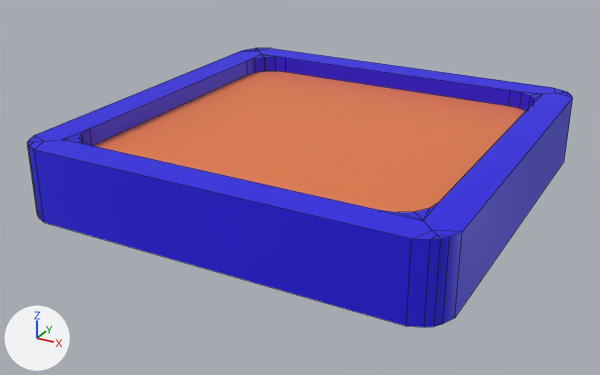
A saved change to the Blender file Assets/Casual/Models/Card.blend.
Before and after are seen from a camera (50 mm lens) standing at (1.75, -3.38, 1.46) and looking at (-0.05, -0.11, -0.17). Lighting does not change. The marker at lower left points along +X, +Y and +Z. Mesh edges are drawn as thin lines.

The older version as bpy lines, for what is in view:
```python
me_cube_016 = bpy.data.meshes.new('Cube.016')
me_cube_016.from_pydata(...)  # 144 vertices, 134 faces; spans x -1.0..1.0, y -1.0..1.0, z -0.17..0.17
me_cube_016.polygons.foreach_set('use_smooth', [True] * 134)
# faces by material slot: [1, 1, 132]
me_cube_016.materials.append(mat_front)  # orange #e77c48
me_cube_016.materials.append(mat_back)  # green #37e741
me_cube_016.materials.append(mat_side)  # blue #2314e7
ob_cube = bpy.data.objects.new('Cube', me_cube_016)
ob_cube.location = (0.0, 0.0, 0.0)
```
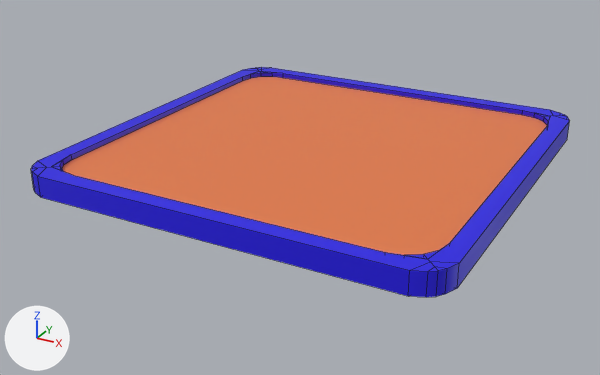
The change, as a list of edits to the scene's bpy script:
```text
Change me_cube_016:
    used by ob_cube; location = (0.0, 0.0, 0.0)
    remove me_cube_016.from_pydata(...)  # 144 vertices, 134 faces; spans x -1.0..1.0, y -1.0..1.0, z -0.17..0.17
    add me_cube_016.from_pydata(...)  # 144 vertices, 134 faces; spans x -1.0..1.0, y -1.0..1.0, z -0.05..0.05
    me_cube_016 part 1: 144 of 144 vertices moved; they spanned x -1.0..1.0, y -1.0..1.0, z -0.17..0.17 and now span x -1.0..1.0, y -1.0..1.0, z -0.05..0.05; mean shift (0.0, 0.0, 0.0); largest move (-0.8, -0.8, -0.17) -> (-0.87, -0.87, -0.05)
```

Changed parts and their boxes (x1, y1, x2, y2) in the pictures (600 x 375 px):
'Cube', reshaped (18% shorter): before (27, 48, 573, 327); after (31, 67, 569, 297)
